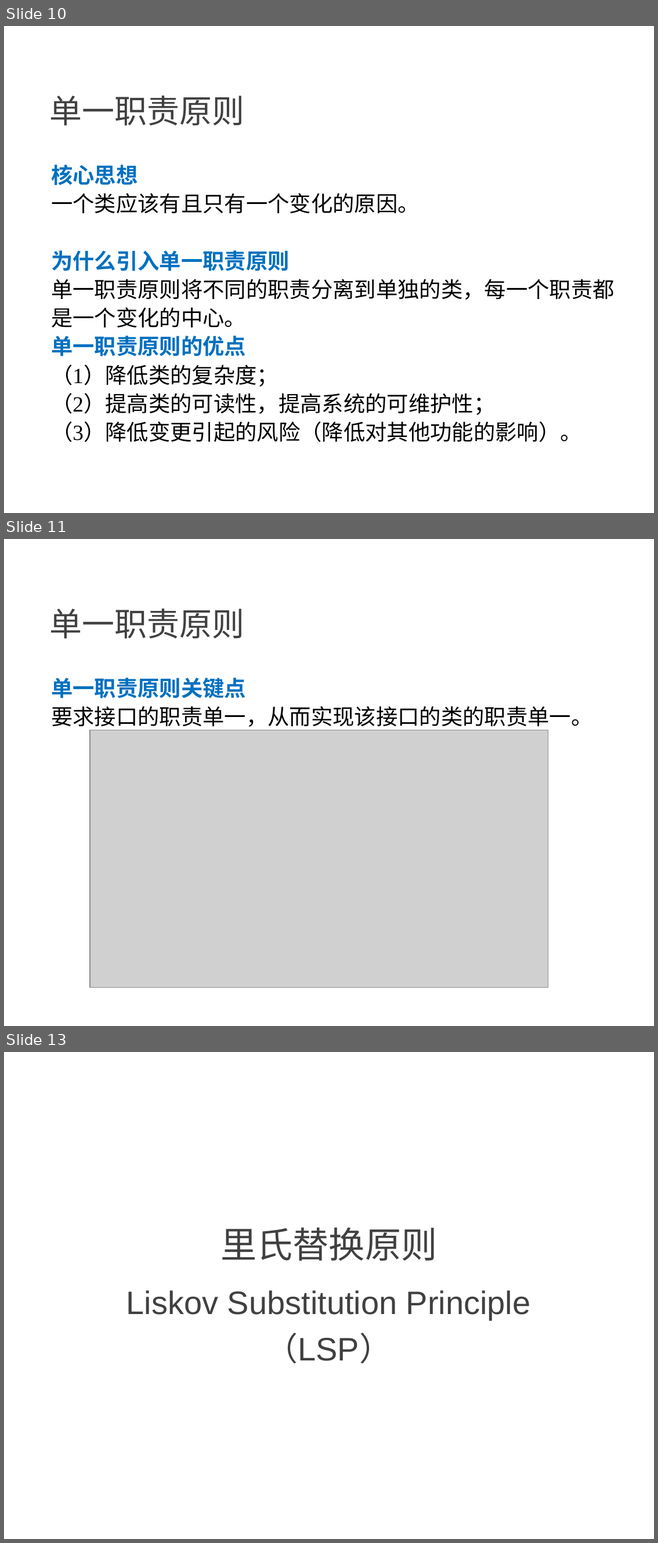
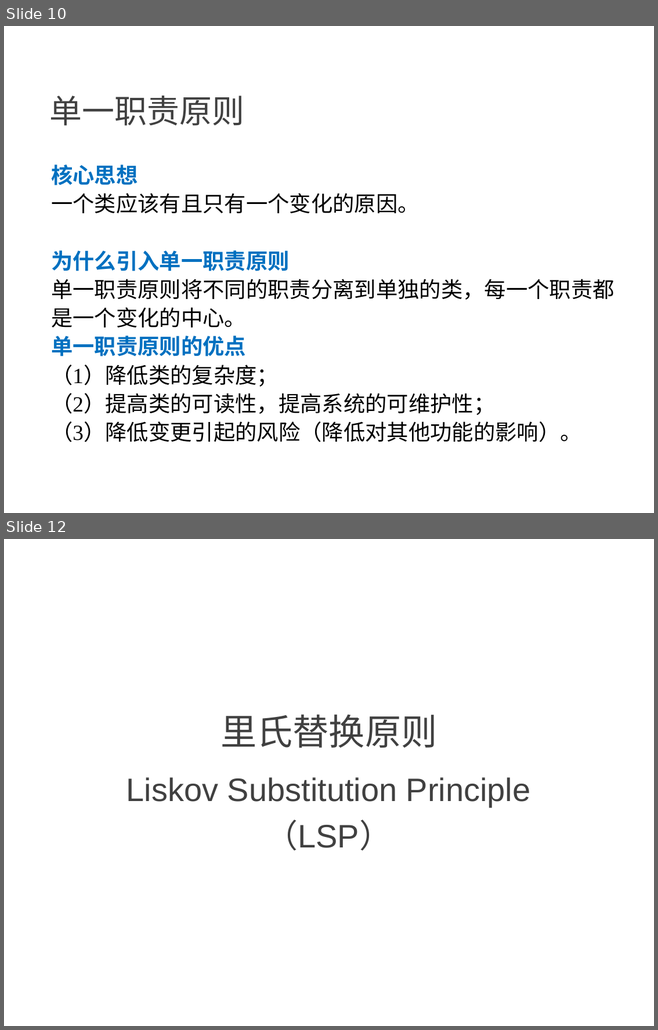
Before and after one commit to NewGr8Player/My-PPT, a slide deck: Design pattern/23种设计模式详解.pptx. Shown one above the other, each under a label of ours: slides 10, 11 and 13 before the commit, slides 10 and 12 after it; the slides between them are not shown. The pictures are 658x1543 and 658x1030 pixels, drawn with LibreOffice and Linux fonts; fonts in the diff are those of the drawing; grey boxes stand for pictures. Boxes give left, top, right and bottom in pixels: in the first picture for what was removed or moved away, otherwise in the second. Text is boxed around its words. In the diff, an @@ line names an element or a change of style, - is before the commit and + after.

```diff
--- a/Design pattern/23种设计模式详解.pptx
+++ b/Design pattern/23种设计模式详解.pptx
@@ slide 11 removed at (4,539,654,1026), background #FFFFFF @@
@@ text removed at (49,609,244,639) @@
-单一职责原则
@@ text removed at (51,678,592,730) @@
-单一职责原则关键点
-要求接口的职责单一，从而实现该接口的类的职责单一。
@@ picture removed at (90,730,547,987) @@
@@ what was slide 13 is now slide 12 @@
```
Also in this commit, not shown: 1 slide changed, 5 slides added, 2 other slides removed, 3 other files.
